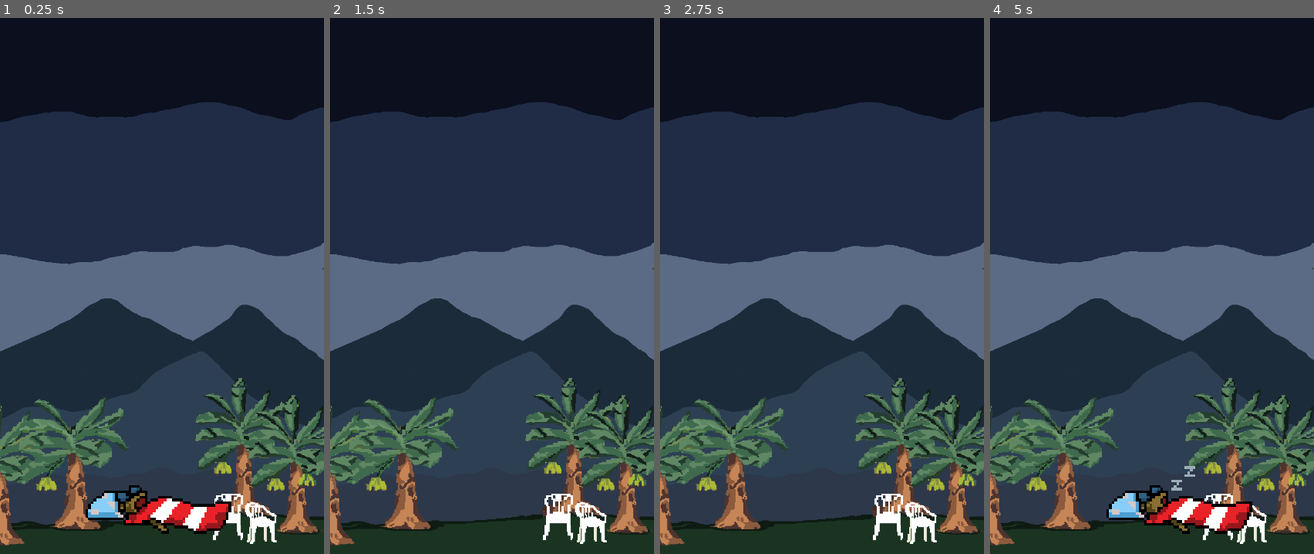
Above: before the commit, frames 1-4 (left to right).
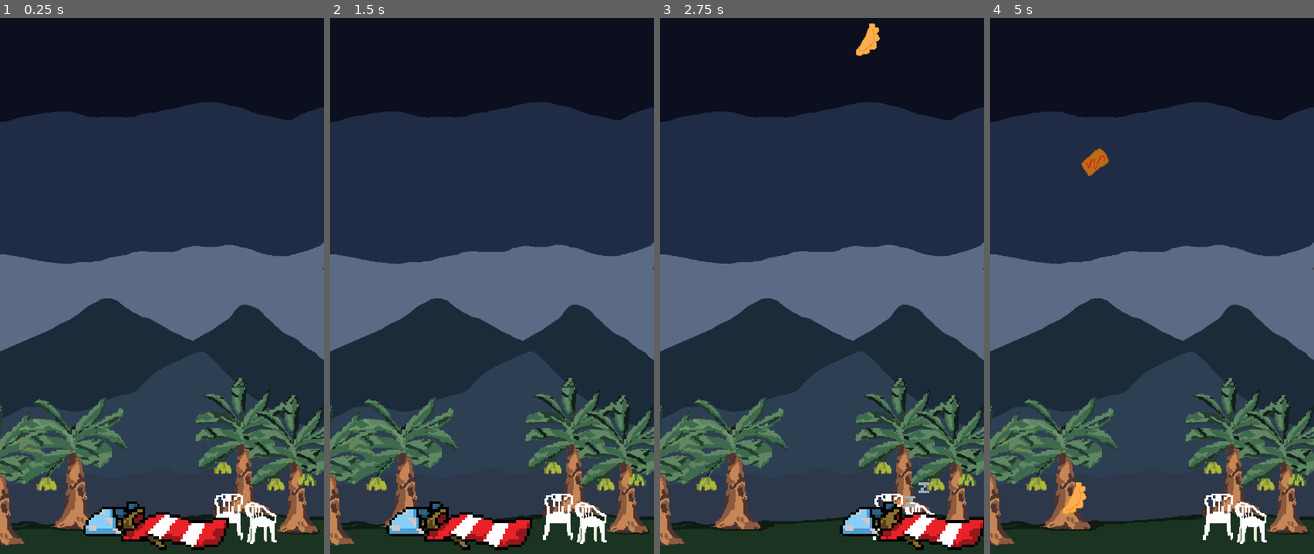
Above: after the commit, the same moments.

Repository: nathaliecstro/lags_game_jam2
Game: Godot game, scene res://SCENES/main.tscn
Same seed, same stepped clock (60 frames per second), same inputs: the game is played once before the commit and once after it.
Inputs:
- Up to frame 1 (0.25 s): no input
- Up to frame 2 (1.5 s): hold D (move_right) 0.53-1.28 s; tap Enter at 1.25 s; hold A (move_left) from 1.28 s (still down)
- Up to frame 3 (2.75 s): release A (move_left) at 2.03 s; hold D (move_right) from 2.03 s (still down)
- Up to frame 4 (5 s): release D (move_right) at 3.53 s; hold A (move_left) from 3.53 s (still down)

The runs differ from the first frame. In frame 1, 3.6% of the frame differs, in the area x 25-72%, y 87-100%; in frame 2, 2.4%; in frame 3, 2.6%; in frame 4, 2.9%.

Commit message:
Fooddrop and collision
fooddrop adn collision

Diff:
--- /dev/null
+++ b/updated_lags_game_jam/SCENES/food_1.gd
@@ -0,0 +1,8 @@
+extends RigidBody2D
+
+
+func _ready():
+	var mob_types = Array($AnimatedSprite2D.sprite_frames.get_animation_names())
+	$AnimatedSprite2D.animation = mob_types.pick_random()
+func _on_visible_on_screen_notifier_2d_screen_exited():
+	queue_free()
--- /dev/null
+++ b/updated_lags_game_jam/SCENES/food_1.tscn
@@ -0,0 +1,39 @@
+[gd_scene load_steps=6 format=3 uid="uid://c1wgofxcktlku"]
+
+[ext_resource type="Texture2D" uid="uid://w31xmr5ev01v" path="res://ASSETS/pastelesConOSin1.png" id="1_k5bfh"]
+[ext_resource type="Script" uid="uid://do7bqj8kdwl7t" path="res://SCENES/food_1.gd" id="1_tabs3"]
+[ext_resource type="Texture2D" uid="uid://ckbdvtrnlf8ej" path="res://ASSETS/pastelesConOSin2.png" id="2_tabs3"]
+
+[sub_resource type="RectangleShape2D" id="RectangleShape2D_tabs3"]
+size = Vector2(34, 37)
+
+[sub_resource type="SpriteFrames" id="SpriteFrames_p1uc8"]
+animations = [{
+"frames": [{
+"duration": 4.0,
+"texture": ExtResource("1_k5bfh")
+}, {
+"duration": 4.0,
+"texture": ExtResource("2_tabs3")
+}],
+"loop": true,
+"name": &"default",
+"speed": 5.0
+}]
+
+[node name="RigidBody2D" type="RigidBody2D"]
+texture_filter = 1
+collision_mask = 0
+script = ExtResource("1_tabs3")
+
+[node name="CollisionShape2D" type="CollisionShape2D" parent="."]
+position = Vector2(-2, -2.5)
+shape = SubResource("RectangleShape2D_tabs3")
+
+[node name="VisibleOnScreenNotifier2D" type="VisibleOnScreenNotifier2D" parent="."]
+
+[node name="AnimatedSprite2D" type="AnimatedSprite2D" parent="."]
+sprite_frames = SubResource("SpriteFrames_p1uc8")
+frame_progress = 0.960112
+
+[connection signal="screen_exited" from="VisibleOnScreenNotifier2D" to="." method="_on_visible_on_screen_notifier_2d_screen_exited"]
--- /dev/null
+++ b/updated_lags_game_jam/SCENES/food_2.gd
@@ -0,0 +1,5 @@
+extends RigidBody2D
+
+
+func _on_visible_on_screen_notifier_2d_screen_exited():
+	queue_free()
--- /dev/null
+++ b/updated_lags_game_jam/SCENES/food_2.tscn
@@ -0,0 +1,25 @@
+[gd_scene load_steps=4 format=3 uid="uid://cuylvuuspke1r"]
+
+[ext_resource type="Script" uid="uid://daounvmxnh1mo" path="res://SCENES/food_2.gd" id="1_2ys1b"]
+[ext_resource type="Texture2D" uid="uid://dys5xospbgjcd" path="res://ASSETS/empanadilla.png" id="2_vqd3o"]
+
+[sub_resource type="RectangleShape2D" id="RectangleShape2D_tabs3"]
+size = Vector2(34, 37)
+
+[node name="RigidBody2D" type="RigidBody2D"]
+collision_mask = 0
+script = ExtResource("1_2ys1b")
+
+[node name="CollisionShape2D" type="CollisionShape2D" parent="."]
+position = Vector2(-2, -2.5)
+shape = SubResource("RectangleShape2D_tabs3")
+
+[node name="VisibleOnScreenNotifier2D" type="VisibleOnScreenNotifier2D" parent="."]
+
+[node name="Sprite2D" type="Sprite2D" parent="."]
+texture_filter = 1
+position = Vector2(-4, -4.5)
+scale = Vector2(0.941176, 1.07273)
+texture = ExtResource("2_vqd3o")
+
+[connection signal="screen_exited" from="VisibleOnScreenNotifier2D" to="." method="_on_visible_on_screen_notifier_2d_screen_exited"]
--- /dev/null
+++ b/updated_lags_game_jam/SCENES/main.gd
@@ -0,0 +1,54 @@
+extends Node
+
+@export var mob_scene: PackedScene
+@export var mob1_scene: PackedScene
+
+var score
+
+func game_over():
+	$ScoreTimer.stop()
+	$FoodTimer.stop()
+
+func new_game():
+	score = 0
+	$CharacterBody2D.start($StartPos.position)
+	$StartTimer.start()
+
+
+func _on_food_timer_timeout():
+	# Randomly pick a food scene
+	var selected_scene = mob_scene if randf() < 0.5 else mob1_scene
+
+	# Create a new instance of the chosen food scene
+	var food = selected_scene.instantiate()
+
+	# Choose a random location on Path2D
+	var food_spawn_location = $FoodPath/FoodFollow2D
+	food_spawn_location.progress_ratio = randf()
+
+	# Set position
+	food.position = food_spawn_location.position
+
+	# Force the direction down
+	var direction = PI / 2
+	food.rotation = direction
+
+	# Set downward velocity
+	var velocity = Vector2(0.0, randf_range(150.0, 250.0))
+	food.linear_velocity = velocity
+
+	# Add to scene
+	add_child(food)
+
+
+
+
+func _on_score_timer_timeout():
+	score += 1
+
+func _on_start_timer_timeout():
+	$FoodTimer.start()
+	$ScoreTimer.start()
+
+func _ready():
+	new_game()
--- a/updated_lags_game_jam/SCENES/main.tscn
+++ b/updated_lags_game_jam/SCENES/main.tscn
@@ -1,25 +1,34 @@
-[gd_scene load_steps=7 format=3 uid="uid://bxr4aaam0oro4"]
+[gd_scene load_steps=11 format=3 uid="uid://bxr4aaam0oro4"]
 
 [ext_resource type="PackedScene" uid="uid://ncf0pekbgv88" path="res://SCENES/sapoConcho2.tscn" id="1_xh1h4"]
-[ext_resource type="Script" uid="uid://cbascr2dp7x3d" path="res://SCENES/sapo_concho_2.gd" id="2_ac0l5"]
+[ext_resource type="Script" uid="uid://dbtl1cllirq5q" path="res://SCENES/main.gd" id="1_ys6xq"]
+[ext_resource type="PackedScene" uid="uid://c1wgofxcktlku" path="res://SCENES/food_1.tscn" id="2_df0lc"]
 [ext_resource type="Texture2D" uid="uid://b3i2m5cxifj3u" path="res://ASSETS/bg layer1-sky.png" id="3_0u8pi"]
+[ext_resource type="PackedScene" uid="uid://cuylvuuspke1r" path="res://SCENES/food_2.tscn" id="3_df0lc"]
 [ext_resource type="Texture2D" uid="uid://c6ncuchxqsy4c" path="res://ASSETS/bglayer3-cerrolastetas.png" id="4_ys6xq"]
 [ext_resource type="Texture2D" uid="uid://crokxj3sk03k" path="res://ASSETS/layer4-plaintains.png" id="5_df0lc"]
+
+[sub_resource type="Curve2D" id="Curve2D_h2jjw"]
+_data = {
+"points": PackedVector2Array(0, 0, 0, 0, -1, 2, 0, 0, 0, 0, 5.10821, 3.74605, 0, 0, 0, 0, 188.007, 3.42952, 0, 0, 0, 0, 406, 3.91894, 0, 0, 0, 0, 207.849, 3.05925, 0, 0, 0, 0, 2, 2.17522, 0, 0, 0, 0, 409, 1.71812, 0, 0, 0, 0, -1, 2)
+}
+point_count = 8
+
+[sub_resource type="RectangleShape2D" id="RectangleShape2D_ys6xq"]
+size = Vector2(121, 735)
 
 [sub_resource type="RectangleShape2D" id="RectangleShape2D_ac0l5"]
 size = Vector2(471.343, 15.5998)
 
 [node name="Main" type="Node"]
+script = ExtResource("1_ys6xq")
+mob_scene = ExtResource("2_df0lc")
+mob1_scene = ExtResource("3_df0lc")
 
 [node name="CharacterBody2D" parent="." instance=ExtResource("1_xh1h4")]
 position = Vector2(214, 643)
 scale = Vector2(3.5, 3.5)
-script = ExtResource("2_ac0l5")
-
-[node name="groundPlaceHoulder" type="CollisionShape2D" parent="CharacterBody2D"]
-position = Vector2(-0.999996, 20.8571)
-scale = Vector2(0.25641, 0.25641)
-shape = SubResource("RectangleShape2D_ac0l5")
+metadata/_edit_group_ = true
 
 [node name="ParallaxBackground" type="ParallaxBackground" parent="."]
 
@@ -46,3 +55,49 @@
 position = Vector2(211.313, 370.125)
 scale = Vector2(0.586979, 0.552929)
 texture = ExtResource("5_df0lc")
+
+[node name="FoodTimer" type="Timer" parent="."]
+wait_time = 0.5
+
+[node name="StartTimer" type="Timer" parent="."]
+wait_time = 2.0
+one_shot = true
+
+[node name="ScoreTimer" type="Timer" parent="."]
+
+[node name="StartPos" type="Marker2D" parent="."]
+position = Vector2(211, 664)
+
+[node name="FoodPath" type="Path2D" parent="."]
+position = Vector2(-1.96829, 16.0074)
+scale = Vector2(1.03171, -2.04326)
+curve = SubResource("Curve2D_h2jjw")
+
+[node name="FoodFollow2D" type="PathFollow2D" parent="FoodPath"]
+position = Vector2(-1, 2)
+rotation = 0.278428
+
+[node name="StaticBody2D" type="StaticBody2D" parent="."]
+position = Vector2(-61, 360)
+disable_mode = 1
+
+[node name="CollisionShape2D" type="CollisionShape2D" parent="StaticBody2D"]
+shape = SubResource("RectangleShape2D_ys6xq")
+
+[node name="StaticBody2D" type="StaticBody2D" parent="StaticBody2D"]
+position = Vector2(-61, 360)
+disable_mode = 1
+
+[node name="CollisionShape2D" type="CollisionShape2D" parent="StaticBody2D/StaticBody2D"]
+position = Vector2(603, -363)
+shape = SubResource("RectangleShape2D_ys6xq")
+
+[node name="groundPlaceHoulder" type="CollisionShape2D" parent="."]
+position = Vector2(210.5, 716)
+scale = Vector2(0.897435, 0.897435)
+shape = SubResource("RectangleShape2D_ac0l5")
+
+[connection signal="hit" from="CharacterBody2D" to="." method="game_over"]
+[connection signal="timeout" from="FoodTimer" to="." method="_on_food_timer_timeout"]
+[connection signal="timeout" from="StartTimer" to="." method="_on_start_timer_timeout"]
+[connection signal="timeout" from="ScoreTimer" to="." method="_on_score_timer_timeout"]
--- a/updated_lags_game_jam/SCENES/sapoConcho2.tscn
+++ b/updated_lags_game_jam/SCENES/sapoConcho2.tscn
@@ -1,5 +1,6 @@
-[gd_scene load_steps=7 format=3 uid="uid://ncf0pekbgv88"]
+[gd_scene load_steps=8 format=3 uid="uid://ncf0pekbgv88"]
 
+[ext_resource type="Script" uid="uid://cbascr2dp7x3d" path="res://SCENES/sapo_concho_2.gd" id="1_seyka"]
 [ext_resource type="Texture2D" uid="uid://ck3c46ynpkqhp" path="res://ASSETS/sapoConchoFrames.png" id="1_ssj7u"]
 
 [sub_resource type="AtlasTexture" id="AtlasTexture_seyka"]
@@ -37,9 +38,12 @@
 }]
 
 [sub_resource type="RectangleShape2D" id="RectangleShape2D_s4d1v"]
-size = Vector2(45, 9)
+size = Vector2(52, 10.5)
 
 [node name="CharacterBody2D" type="CharacterBody2D"]
+script = ExtResource("1_seyka")
+
+[node name="Area2D" type="Area2D" parent="."]
 
 [node name="AnimatedSprite2D" type="AnimatedSprite2D" parent="."]
 texture_filter = 1
@@ -49,5 +53,7 @@
 frame_progress = 0.307956
 
 [node name="CollisionShape2D" type="CollisionShape2D" parent="."]
-position = Vector2(1, 6)
+position = Vector2(-2, 5.25)
 shape = SubResource("RectangleShape2D_s4d1v")
+
+[connection signal="body_entered" from="Area2D" to="." method="_on_area_2d_body_entered"]
--- a/updated_lags_game_jam/SCENES/sapo_concho_2.gd
+++ b/updated_lags_game_jam/SCENES/sapo_concho_2.gd
@@ -1,4 +1,5 @@
 extends CharacterBody2D
+signal hit
 
 const SPEED : int = 800
 
@@ -10,3 +11,14 @@
 	elif Input.is_action_pressed("move_right"):
 		velocity.x = SPEED
 	move_and_slide()
+
+
+func _on_area_2d_body_entered(body):
+	hide() # Player disappears after being hit.
+	hit.emit()
+	$CollisionShape2D.set_deferred("disabled", true)
+
+func start(pos):
+	position = pos
+	show()
+	$CollisionShape2D.disabled = false
Not shown, added: updated_lags_game_jam/SCENES/food_1.gd.uid
Not shown, added: updated_lags_game_jam/SCENES/food_2.gd.uid
Not shown, added: updated_lags_game_jam/SCENES/main.gd.uid
